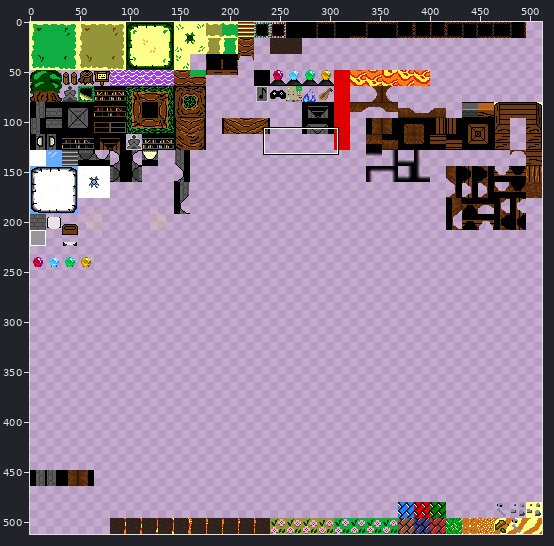
A sprite sheet gets an edit: graphics/masterSheet.png. Above: a wide view before the commit, with the close-up outlined.
Close-up. Earlier state:
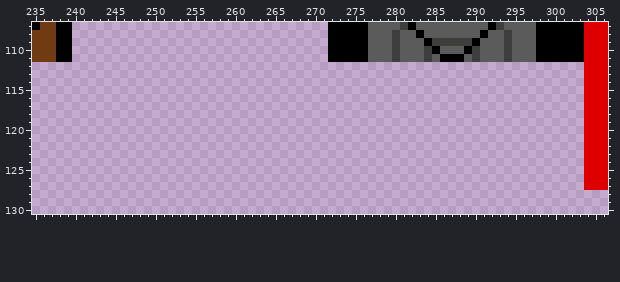
The file is 512x512 pixels. Pixels under 10% opacity are left out. Colours within 5 levels of each other are drawn and written as one. Shown: x 235..306, y 107..130.
New version:
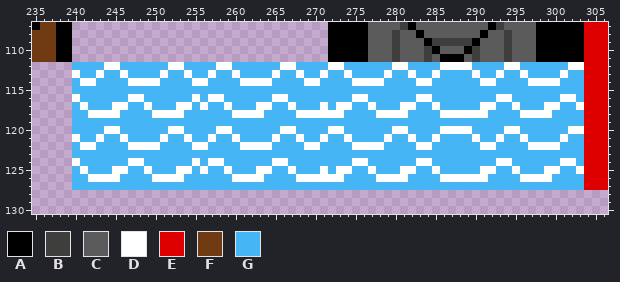
Palette (. is transparent): A #000000  B #3e3e3d  C #5b5b5b  D #ffffff  E #de0000  F #703b13  G #46b5f6
Log entry: testing animation reset for corrupted waters
Difference:
@@ x 235..306 @@
 111 FFFAA................................AAAAACCCBCCCBCAAACBCCCBCCCAAAAAAEEE
-112 .....................................................................EEE
-113 .....................................................................EEE
-114 .....................................................................EEE
-115 .....................................................................EEE
-116 .....................................................................EEE
-117 .....................................................................EEE
-118 .....................................................................EEE
-119 .....................................................................EEE
-120 .....................................................................EEE
-121 .....................................................................EEE
-122 .....................................................................EEE
-123 .....................................................................EEE
-124 .....................................................................EEE
-125 .....................................................................EEE
-126 .....................................................................EEE
-127 .....................................................................EEE
+112 .....GGGGDDGGGGGGDDGGGGDDGGGGGGDDGGGGDDGGGGGGDDGGGGDDDDGGGGDDGGGGGGDDEEE
+113 .....DGGDGGDGGGGDGGDGGDGGDGGGGDGGDGGDGGDGGGGDGGDGGDGGGGDGGDGGDGGGGDGGEEE
+114 .....GDDGGGGDDDDGGGGDDGGGGDDDDGGGGDDGGGGDDDDGGGGDDGGGGGGDDGGGGDDDDGGGEEE
+115 .....GGGGGGGGGGGGGGGGGGGGGGGGGGGGGGGGGGGGGGGGGGGGGGGGGGGGGGGGGGGGGGGGEEE
+116 .....DGGGGGGDDGGGGGGDGDDGGGGGGDDGGGGGGGGDDGGGGGGDDGGGGGGGGDDGGGGGGDDGEEE
+117 .....GDGGGDDGGDGGGDDGDGGDGGGDDGGDGGGDGDDGGDGGGDDGGDGGGGGDDGGDGGGDDGGDEEE
+118 .....GGDDDDGGGGDDDDGGGGGGDDDDGGGGDDDDDDGGGGDDDDGGGGDDDDDDGGGGDDDDGGGGEEE
+119 .....GGGGGGGGGGGGGGGGGGGGGGGGGGGGGGGGGGGGGGGGGGGGGGGGGGGGGGGGGGGGGGGGEEE
+120 .....GGGGDDGGGGGGDDGGGGDDGGGGGGDDGGGGDDGGGGGGDDGGGGDDDDGGGGDDGGGGGGDDEEE
+121 .....DGGDGGDGGGGDGGDGGDGGDGGGGDGGDGGDGGDGGGGDGGDGGDGGGGDGGDGGDGGGGDGGEEE
+122 .....GDDGGGGDDDDGGGGDDGGGGDDDDGGGGDDGGGGDDDDGGGGDDGGGGGGDDGGGGDDDDGGGEEE
+123 .....GGGGGGGGGGGGGGGGGGGGGGGGGGGGGGGGGGGGGGGGGGGGGGGGGGGGGGGGGGGGGGGGEEE
+124 .....DGGGGGGDDGGGGGGDGDDGGGGGGDDGGGGGGGGDDGGGGGGDDGGGGGGGGDDGGGGGGDDGEEE
+125 .....GDGGGDDGGDGGGDDGDGGDGGGDDGGDGGGDGDDGGDGGGDDGGDGGGGGDDGGDGGGDDGGDEEE
+126 .....GGDDDDGGGGDDDDGGGGGGDDDDGGGGDDDDDDGGGGDDDDGGGGDDDDDDGGGGDDDDGGGGEEE
+127 .....GGGGGGGGGGGGGGGGGGGGGGGGGGGGGGGGGGGGGGGGGGGGGGGGGGGGGGGGGGGGGGGGEEE
 128 ........................................................................
Pixel boxes of the changes (left, top, right, bottom) in both close-ups:
added: (72, 62, 584, 190)
